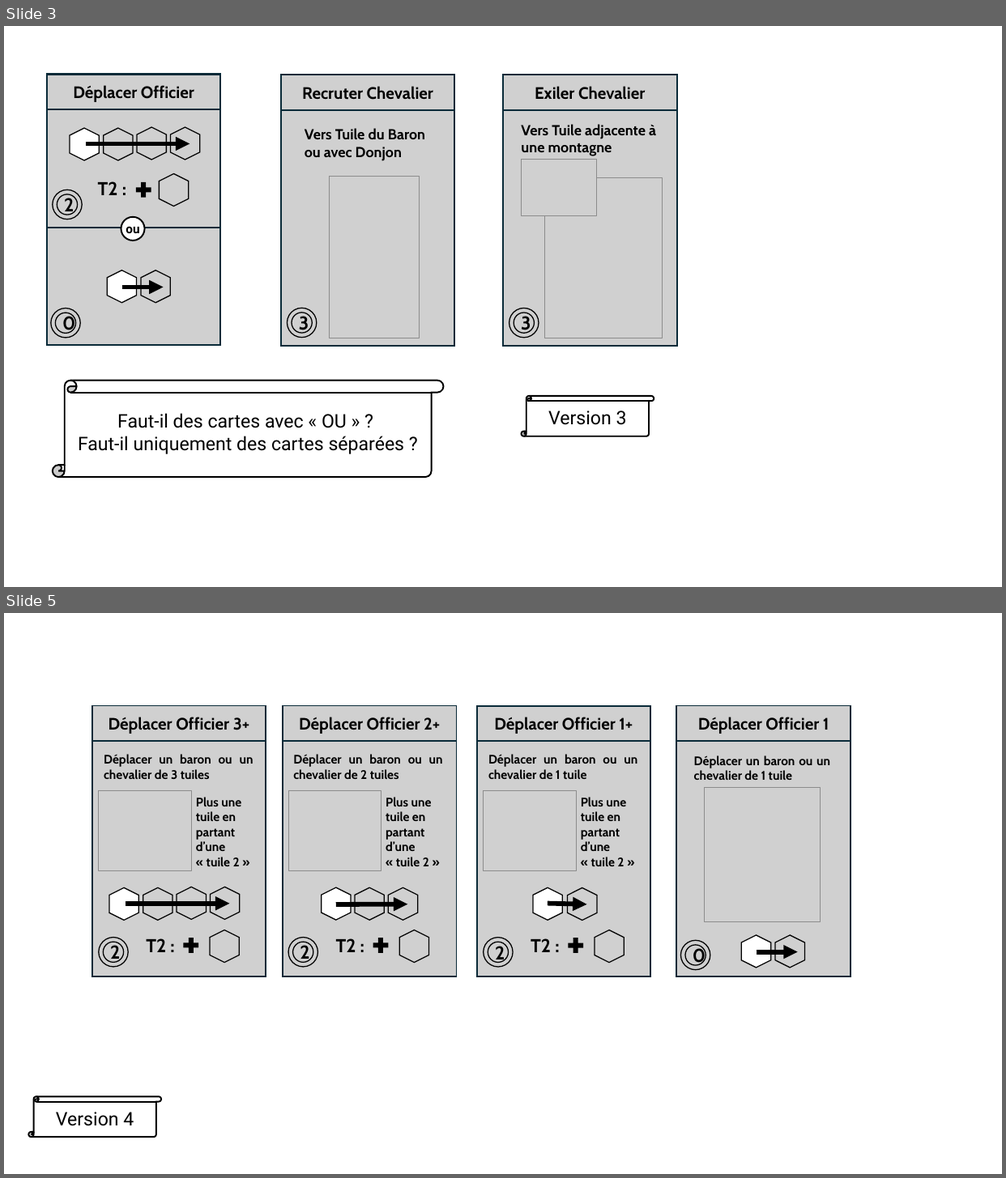
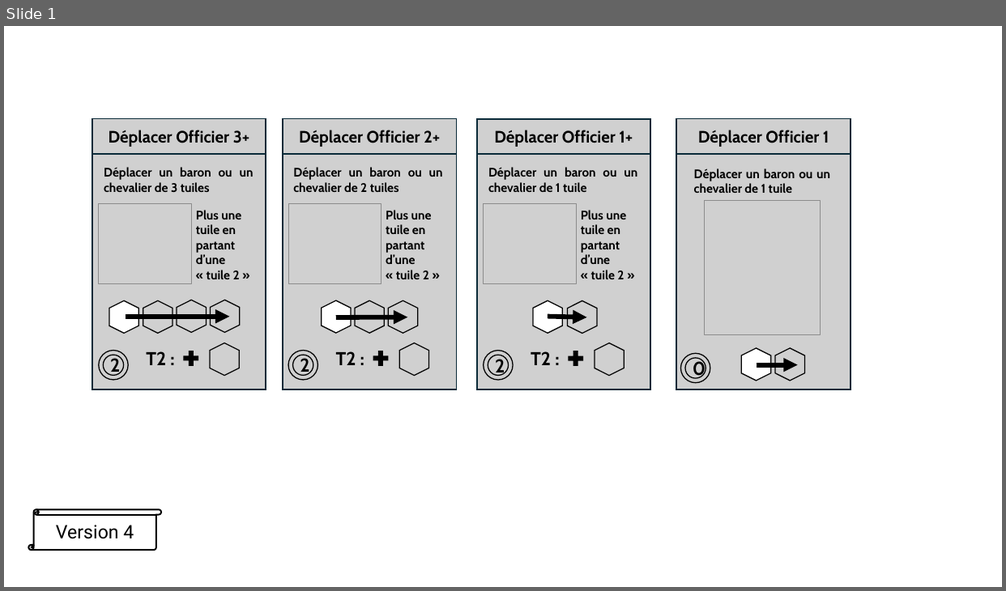
Before and after one commit to LucasBorboleta/Donjons-et-Barons, a slide deck: pictures/cartes-a-jouer.pptx. Shown one above the other, each under a label of ours: slides 3 and 5 before the commit, slide 1 after it; the slides between them are not shown. The pictures are 1006x1178 and 1006x591 pixels, drawn with LibreOffice and Linux fonts; fonts in the diff are those of the drawing; grey boxes stand for pictures. Boxes give left, top, right and bottom in pixels: in the first picture for what was removed or moved away, otherwise in the second. Text is boxed around its words. In the diff, an @@ line names an element or a change of style, - is before the commit and + after.

```diff
--- a/pictures/cartes-a-jouer.pptx
+++ b/pictures/cartes-a-jouer.pptx
@@ slide 3 removed at box(4, 26, 1002, 587), background #FFFFFF @@
@@ picture removed at box(47, 74, 220, 345) @@
@@ picture removed at box(47, 75, 220, 110) @@
-Déplacer Officier
@@ picture removed at box(281, 75, 454, 346) @@
@@ picture removed at box(281, 75, 454, 110) @@
-Recruter Chevalier
@@ picture removed at box(503, 75, 677, 347) @@
@@ picture removed at box(503, 75, 677, 110) @@
-Exiler Chevalier
@@ hexagon removed at box(70, 128, 99, 160) @@
@@ arrow removed from (86, 143) to (189, 143) @@
@@ picture removed at box(104, 128, 133, 160) @@
@@ picture removed at box(138, 127, 167, 160) @@
@@ picture removed at box(170, 127, 199, 160) @@
@@ text removed at box(305, 128, 425, 161) @@
-Vers Tuile du Baron ou avec Donjon
@@ text removed at box(521, 124, 656, 156) @@
-Vers Tuile adjacente à une montagne
@@ picture removed at box(522, 160, 597, 217) @@
@@ picture removed at box(53, 190, 82, 219) @@
-2
@@ text removed at box(98, 182, 118, 195) @@
-T2 :
@@ plus sign removed at box(134, 179, 155, 200) @@
@@ picture removed at box(159, 173, 188, 206) @@
@@ picture removed at box(330, 177, 420, 338) @@
@@ picture removed at box(545, 178, 663, 338) @@
@@ ellipse removed at box(121, 217, 144, 240) @@
-ou
@@ rectangle removed at box(47, 228, 220, 345) @@
@@ hexagon removed at box(108, 271, 137, 303) @@
@@ arrow removed from (122, 288) to (164, 288) @@
@@ picture removed at box(141, 271, 170, 303) @@
@@ picture removed at box(51, 308, 80, 337) @@
-0
@@ picture removed at box(287, 308, 316, 337) @@
-3
@@ picture removed at box(509, 308, 539, 337) @@
-3
@@ vertical scroll removed at box(53, 381, 444, 477) @@
-Faut-il des cartes avec « OU » ?
-Faut-il uniquement des cartes séparées ?
@@ vertical scroll removed at box(522, 396, 654, 437) @@
-Version 3
@@ what was slide 5 is now slide 1 @@
```
Also in this commit, not shown: 1 slide added, 3 other slides removed, 6 other files.
